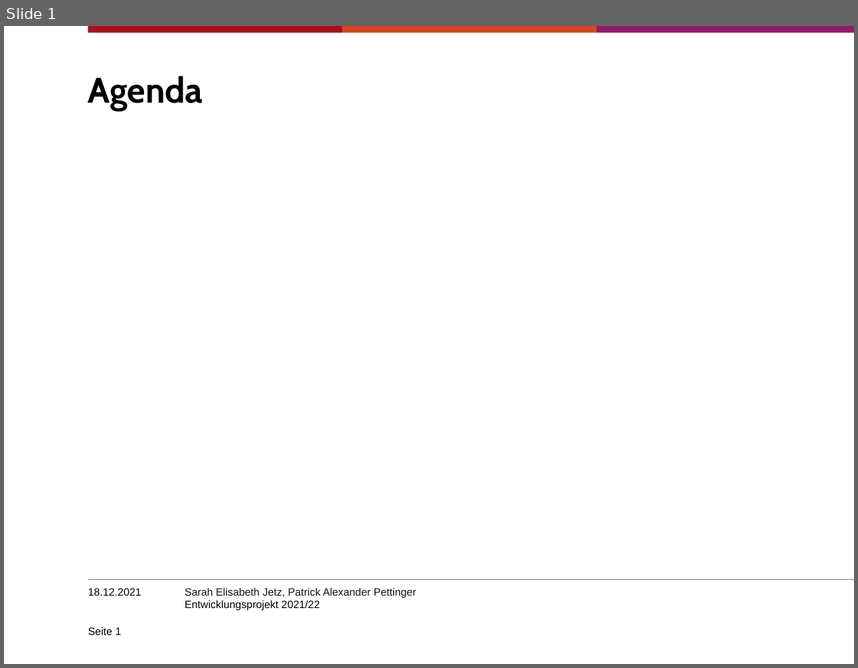
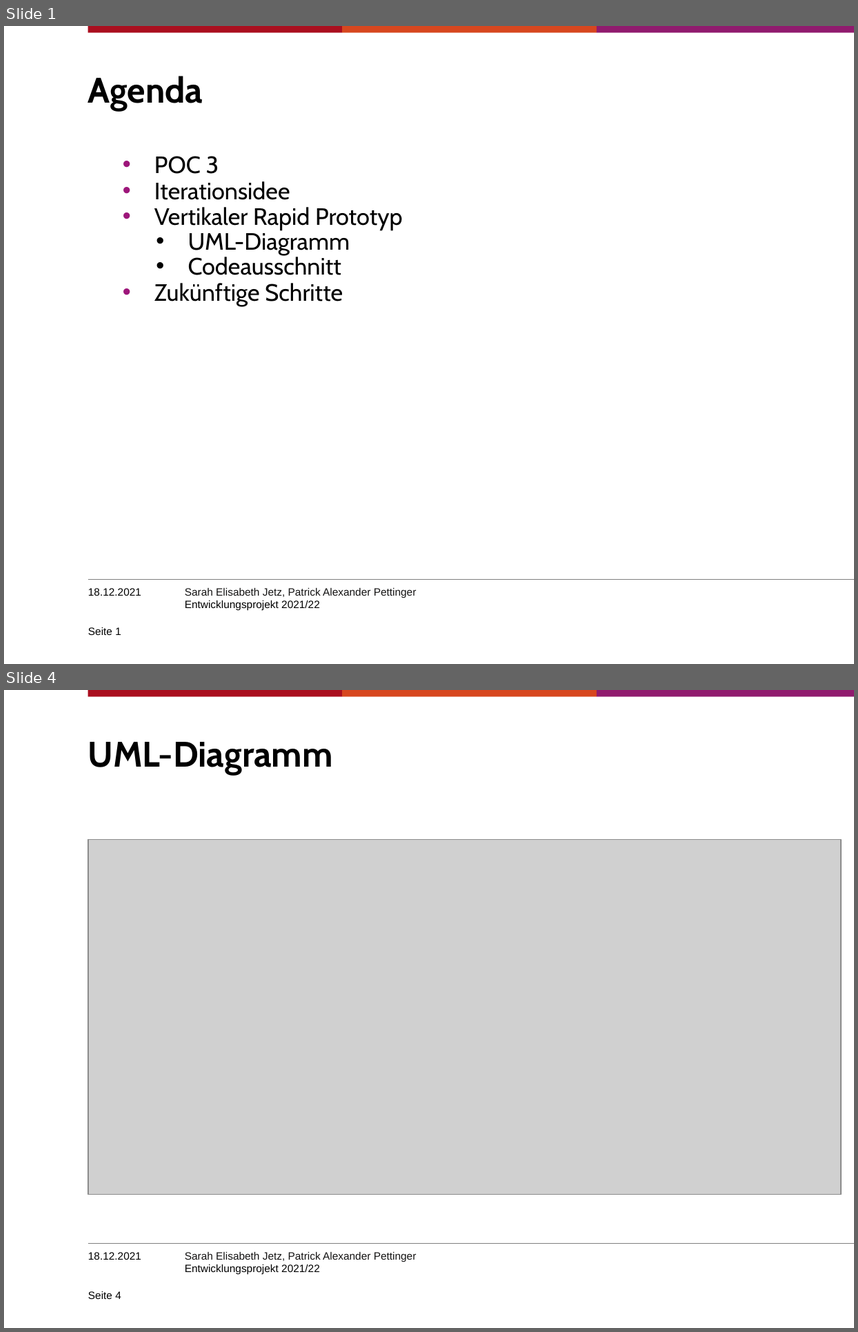
Before and after one commit to SJetz/EPWS2122JetzPettinger, a slide deck: Artefakte/Audit 3/Entwicklungsprojekt202122_PettingerJetz.pptx. Shown one above the other, each under a label of ours: slide 1 before the commit, slides 1 and 4 after it; the slides between them are not shown. The pictures are 858x668 and 858x1332 pixels, drawn with LibreOffice and Linux fonts; fonts in the diff are those of the drawing; grey boxes stand for pictures; background and template pictures are left out. Boxes give left, top, right and bottom in pixels: in the first picture for what was removed or moved away, otherwise in the second. Text is boxed around its words. In the diff, an @@ line names an element or a change of style, - is before the commit and + after.

```diff
--- a/Artefakte/Audit 3/Entwicklungsprojekt202122_PettingerJetz.pptx
+++ b/Artefakte/Audit 3/Entwicklungsprojekt202122_PettingerJetz.pptx
@@ slide 4 added at box(4, 690, 854, 1328), background #FFFFFF; not listed: 5 template elements that a slide beside it also shows @@
@@ title added at box(88, 742, 333, 774), 30 pt, text #000000, bold @@
+UML-Diagramm
@@ picture added at box(88, 840, 842, 1194) @@
@@ text added at box(88, 1252, 141, 1259), 9 pt, text #000000 @@
+18.12.2021
@@ page number added at box(88, 1290, 121, 1299), 9 pt, text #000000 @@
+Seite 4
@@ slide 1 changed as well @@
@@ text added at box(154, 156, 403, 306), 20 pt, text #000000 @@
+      • POC 3
+      • Iterationsidee
+      • Vertikaler Rapid Prototyp
+        • UML-Diagramm
+        • Codeausschnitt
+      • Zukünftige Schritte
```
Also in this commit, not shown: 4 other slides added, 1 other file.
